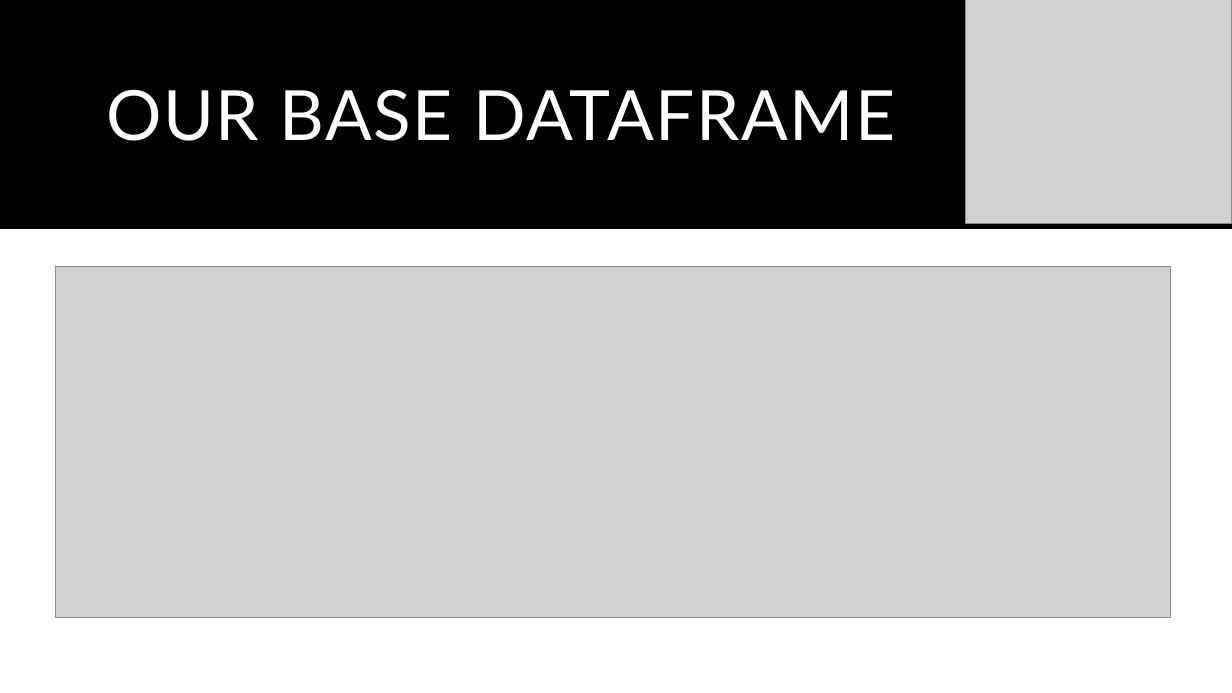
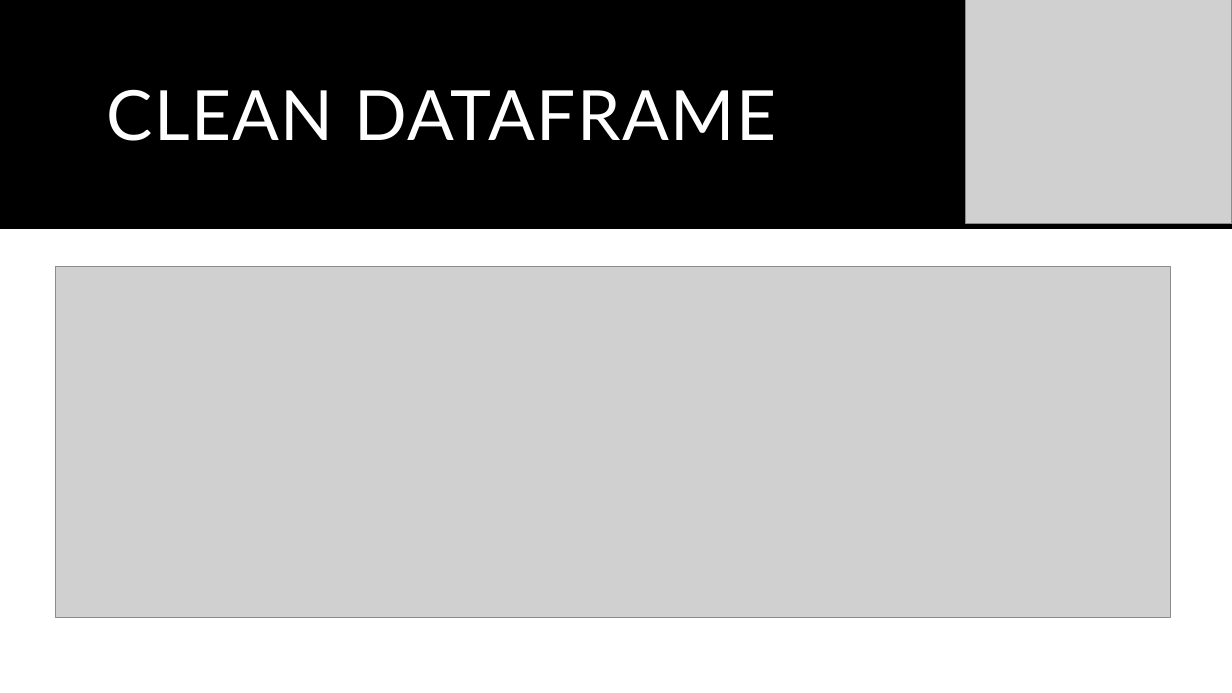
Before and after one commit to shchee5/TurnUptheData, a slide deck: slide 5 of Turn Up The Data.pptx. Drawn at 1232x693 pixels with LibreOffice and Linux fonts; fonts in the diff are those of the drawing; grey boxes stand for pictures. Boxes give left, top, right and bottom in pixels: in the first picture for what was removed or moved away, otherwise in the second. Text is boxed around its words. In the diff, an @@ line names an element or a change of style, - is before the commit and + after.

```diff
--- a/Turn Up The Data.pptx
+++ b/Turn Up The Data.pptx
@@ title at <box>106,89,776,141</box>: text changed @@
-OUR BASE DATAFRAME
+CLEAN DATAFRAME
```
Also in this commit, not shown: 5 other slides changed, 8 slides added, 3 slides removed.
